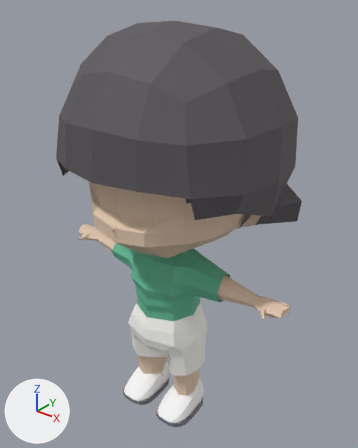
The glTF model assets/personagem/atleta.glb as it was, and as the next commit left it.
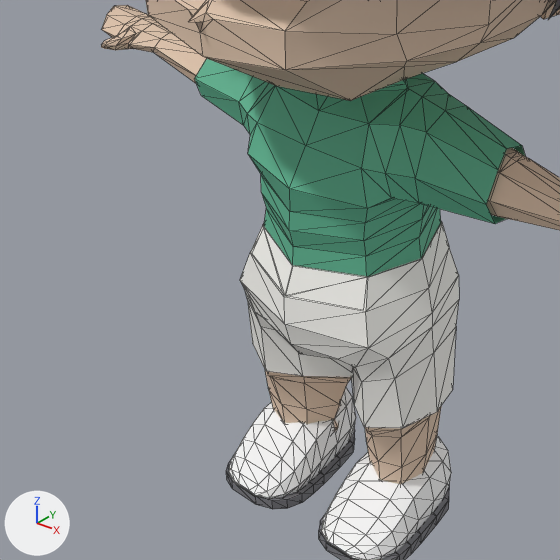
There are two pictures of each version: one whole from a camera (50 mm lens) standing at (1.304, -1.536, 1.99) and looking at (-0.006, 0.102, 0.974), one close up on the part from 12% to 68% of the width and 50% to 94% of the height. The lights are fixed; the arrows at lower left show +X, +Y and +Z. The last two pictures show the newer version. The close-ups show mesh edges as thin lines. Vertices at exactly the same position are counted once.

In view in the first close-up: 'camisa', 'corpo', 'short', 'tenis_Left', 'tenis_Right', 'tenis_sola_Left', 'tenis_sola_Right' and 1 more.
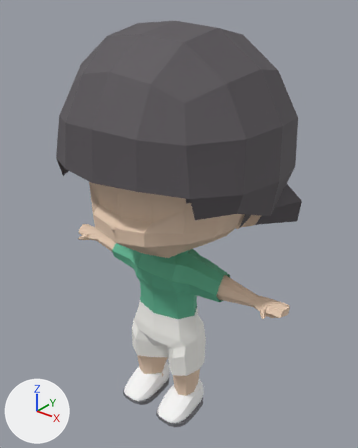
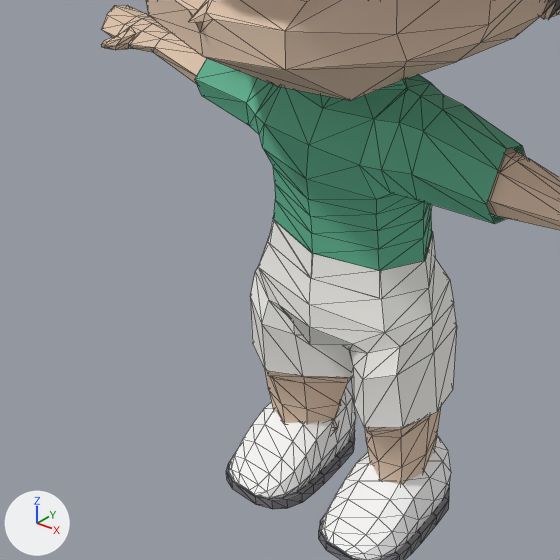
Changed parts and their boxes [x1, y1, x2, y2] in the close-ups (560 x 560 px; the box of a moved part takes in the faces that stretch with it):
'camisa', reshaped
    before: [195, 59, 526, 277]
    after: [195, 59, 526, 271]
'short', reshaped
    before: [240, 221, 459, 428]
    after: [250, 216, 457, 428]
part 2 of me_corpo, moved or reshaped (mostly hidden)
    before: [422, 200, 497, 258]
    after: [381, 200, 497, 271]

Patch to the scene script:
```diff
--- a/assets/personagem/atleta.glb.py
+++ b/assets/personagem/atleta.glb.py
@@ me_camisa @@
 # used by ob_camisa; location = (0.0, 0.0, 0.0)
-me_camisa.from_pydata(...)  # 132 vertices, 232 faces; spans x -0.323..0.323, y -0.167..0.193, z 0.533..0.905
+me_camisa.from_pydata(...)  # 132 vertices, 232 faces; spans x -0.323..0.323, y -0.106..0.155, z 0.53..0.905
+# me_camisa part 1: 114 of 132 vertices moved; they spanned x -0.193..0.193, y -0.167..0.193, z 0.533..0.905 and now span x -0.185..0.185, y -0.106..0.155, z 0.53..0.903; mean shift (0.0, 0.0, -0.001); largest move (0.0, -0.167, 0.535) -> (0.0, -0.1, 0.531)
 me_camisa.materials.append(mat_camisa)
@@ me_corpo @@
 me_corpo.from_pydata(...)  # 659 vertices, 1279 faces; spans x -0.62..0.62, y -0.34..0.46, z 0.02..1.75
 # used by ob_corpo; location = (0.0, 0.0, 0.0)
+# me_corpo part 2: 102 of 659 vertices moved; they spanned x -0.19..0.19, y -0.16..0.18, z 0.4..0.87 and now span x -0.18..0.18, y -0.1..0.14, z 0.4..0.87; mean shift (0.0, 0.0, 0.0); largest move (0.0, -0.16, 0.53) -> (0.0, -0.09, 0.53)
 me_corpo.materials.append(mat_pele)
@@ me_short @@
 # used by ob_short; location = (0.0, 0.0, 0.0)
-me_short.from_pydata(...)  # 87 vertices, 152 faces; spans x -0.198..0.198, y -0.17..0.187, z 0.251..0.586
+me_short.from_pydata(...)  # 87 vertices, 152 faces; spans x -0.198..0.198, y -0.108..0.127, z 0.25..0.583
+# me_short part 3: 62 of 87 vertices moved; they spanned x -0.184..0.184, y -0.17..0.187, z 0.356..0.586 and now span x -0.184..0.184, y -0.108..0.127, z 0.356..0.583; mean shift (0.0, 0.006, 0.002); largest move (0.0, -0.169, 0.534) -> (0.0, -0.102, 0.532)
 me_short.materials.append(mat_short)
```
